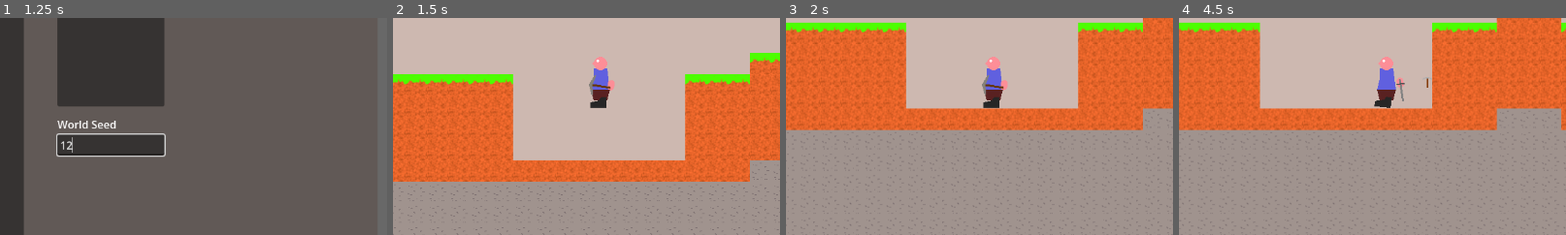
Above: before the commit, frames 1-4 (left to right).
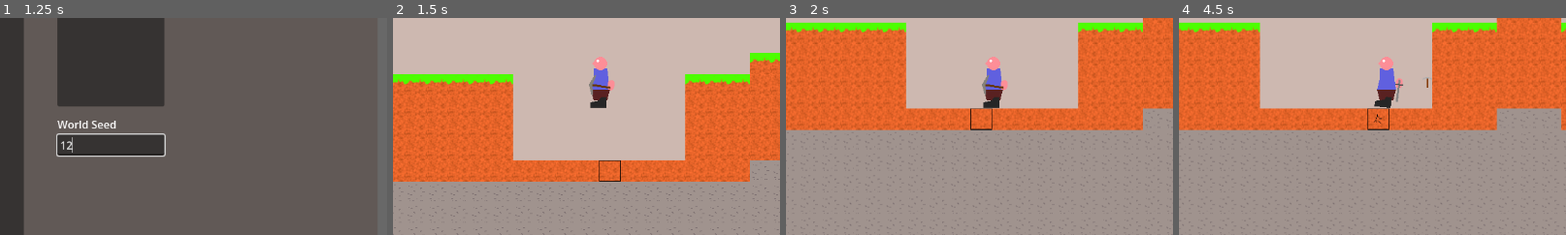
Above: after the commit, the same moments.

Repository: Griiimon/2D-Mining-Sandbox
Game: Godot game, scene res://game/startup.tscn
Same seed, same stepped clock (60 frames per second), same inputs: the game is played once before the commit and once after it. The engine's default icon, where the game draws it, is replaced by a stand-in: a white triangle on a blue panel in a dark square.
Inputs (mouse positions are % of the whole screen's width and height, from its top left):
- Up to frame 1 (1.25 s): click (38, 64) at 0.52 s; type "12" at 0.6 s
- Up to frame 2 (1.5 s): click "Play" at 1.25 s
- Up to frame 3 (2 s): no input
- Up to frame 4 (4.5 s): tap Enter at 2 s; move the mouse to (33, 93) at 2.02 s; hold D (right) 2.03-3.53 s; click (33, 93) at 2.1 s; tap Up (jump) at 2.27, 3.02 s; move the mouse to (37, 93) at 2.77 s; tap F (change_block_state) at 2.85 s; click (37, 93) at 2.92 s; move the mouse to (41, 93) at 3.52 s; hold A (left) 3.53-4.28 s; tap X (drop_item) at 3.6 s; click (41, 93) at 3.67 s; move the mouse to (46, 93) at 4.27 s; hold D (right) from 4.28 s (still down); tap E (next_hotbar_item) at 4.35 s; click (46, 93) at 4.42 s
The pictures show only the part of the screen within x 23-73%, y 35-85%; the shares and areas given below are measured in that part.

Frame 1 is identical in both runs. In frame 2, 0.1% of the frame differs, in the area x 53-59%, y 65-76%; in frame 3, 0.1%; in frame 4, 0.3%, in the area x 48-59%, y 27-52%.
Error before the commit: Invalid call. Nonexistent function 'is_frozen' in base 'CharacterBody2D (el_classico.gd)'. (res://game/player/state)

Commit message:
Update base_player.gd

Diff:
--- a/game/player/base_player.gd
+++ b/game/player/base_player.gd
@@ -464,3 +464,7 @@
 	if get_world_2d().direct_space_state.intersect_shape(query):
 		return true
 	return false
+
+
+func is_frozen()-> bool:
+	return freeze
